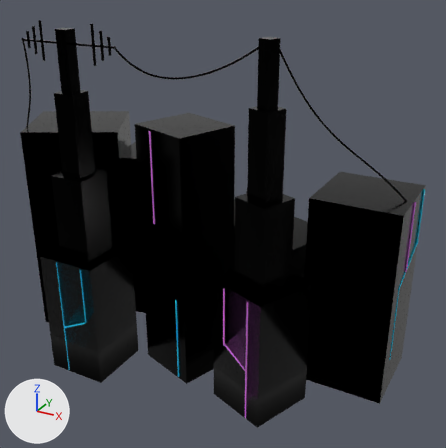
One commit to the FBX model assets/EnKore.fbx: the scene before it, then after it.
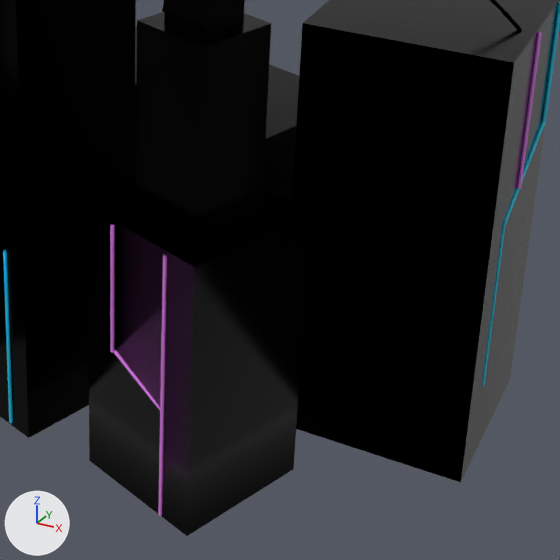
The first picture shows the older version from a 50 mm lens placed at (7.25, -11.77, 9.33), pointed at (0.75, 0.04, 3.42). The close-ups show both versions on the part from 39% to 95% of the width and 42% to 98% of the height of that picture; other places that the commit changed are outside them. Lighting does not change. The marker at lower left points along +X, +Y and +Z. Where no turn or scale is listed for an object, it has been applied to the vertices.
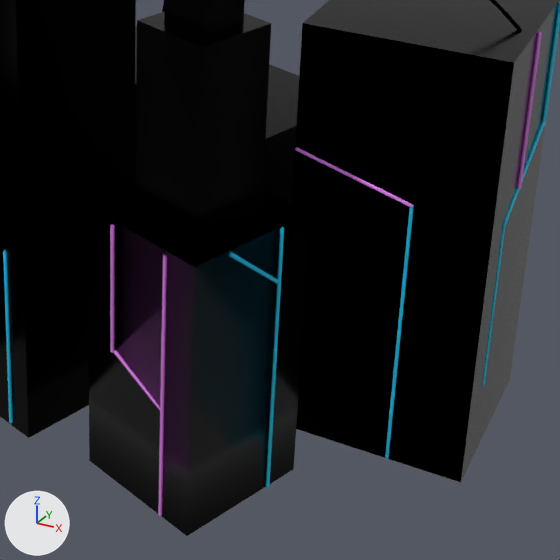
The edits, one by one:
Mesh me_nurbspath_040 is new.
It has 576 vertices, 564 faces and spans x -0.138..0.138, y -0.326..0.326, z -0.299..0.299.
It uses material mat_material_001 (cyan #23c3e7).
Mesh me_nurbspath_042 is new.
It has 576 vertices, 564 faces and spans x -0.614..0.614, y -0.02..0.02, z -0.182..0.182.
It uses material mat_material_003 (pink #dd7de7).
Mesh me_nurbspath_041 is new.
It has 576 vertices, 564 faces and spans x -0.02..0.02, y -0.02..0.02, z -1.51..1.51.
It uses material mat_material_001 (cyan #23c3e7).
Object 'NurbsPath.040' (ob_nurbspath_040) is new; it shows me_nurbspath_040.
Its location is (3.11, -1.5, 2.63).
Object 'NurbsPath.042' (ob_nurbspath_042) is new; it shows me_nurbspath_042.
Its location is (3.56, -0.14, 3.06).
Object 'NurbsPath.041' (ob_nurbspath_041) is new; it shows me_nurbspath_041.
Its location is (4.15, -0.14, 1.41).
Object 'NurbsPath.039' (ob_nurbspath_039) is new; it shows a copy of me_nurbspath_041.
Its location is (3.24, -1.16, 1.41).

Changed parts and their boxes (x1, y1, x2, y2) in the close-ups (560 x 560 px):
'NurbsPath.039', added (cyan): after (266, 227, 284, 488)
'NurbsPath.041', added (cyan): after (385, 205, 414, 459)
'NurbsPath.042', added: after (295, 147, 413, 207)
'NurbsPath.040', added: after (228, 251, 279, 284)
